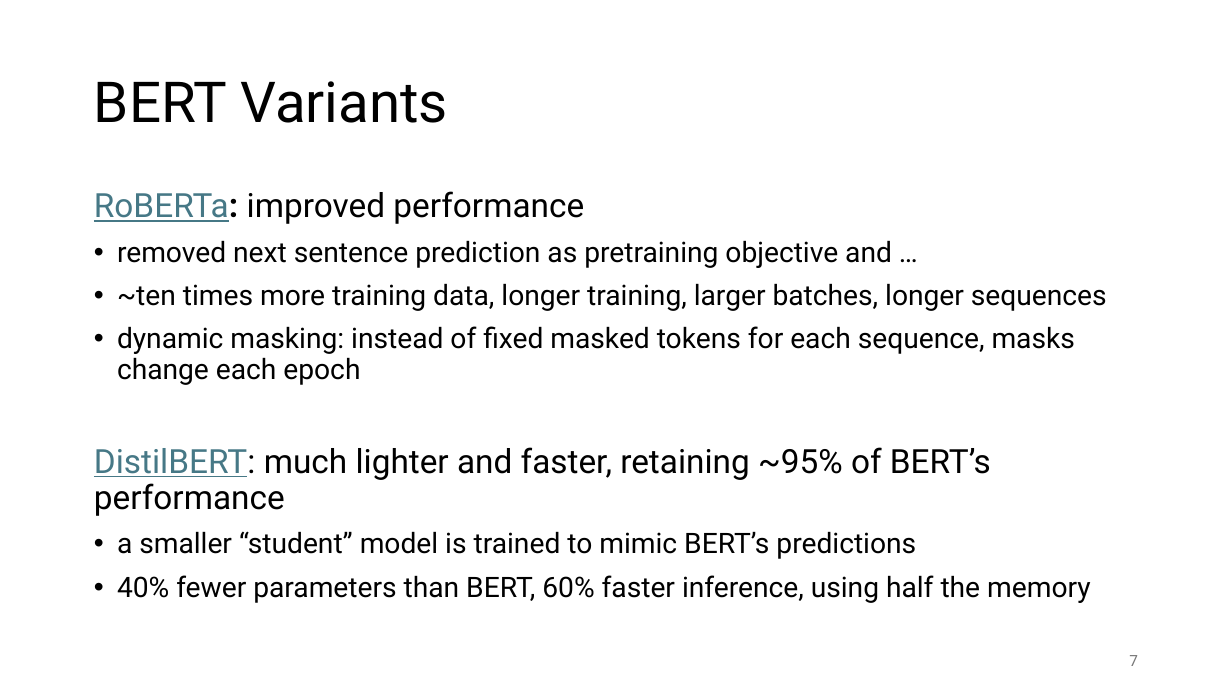
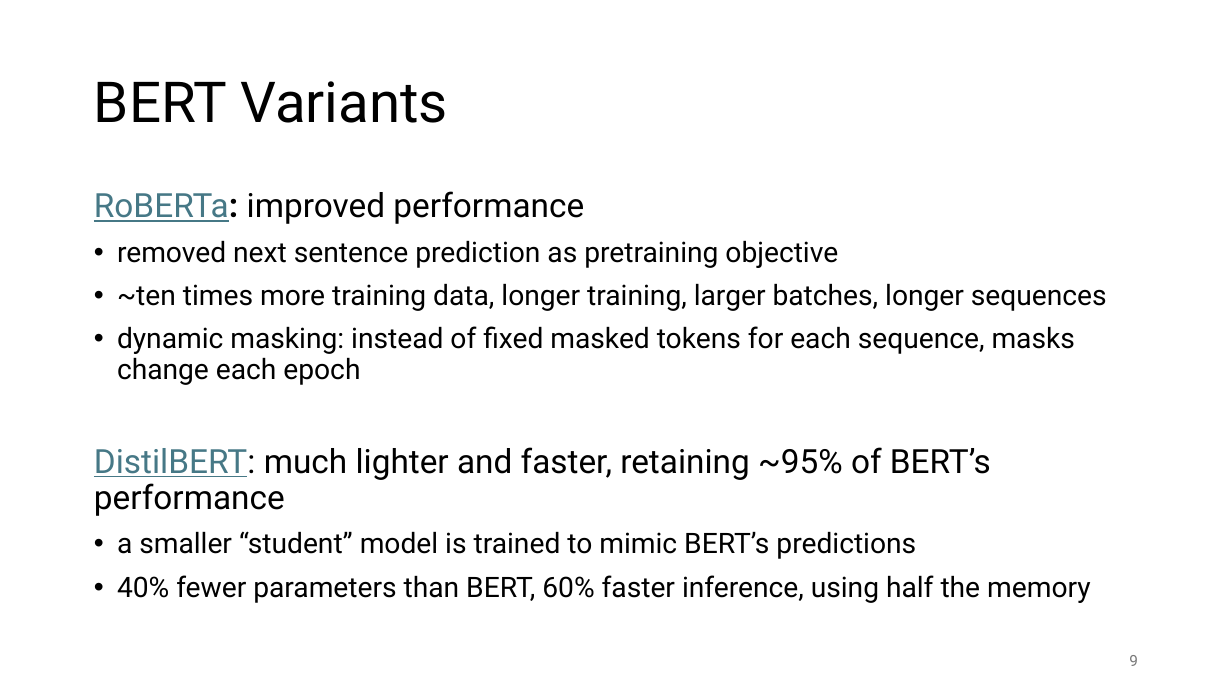
Before and after one commit to FelixWick/language_models, a slide deck: slide 9 of slides/5_finetuning.pptx (slide 7 before the commit). Drawn at 1232x693 pixels with LibreOffice and Linux fonts; fonts in the diff are those of the drawing. Boxes give left, top, right and bottom in pixels: in the first picture for what was removed or moved away, otherwise in the second. Text is boxed around its words. In the diff, an @@ line names an element or a change of style, - is before the commit and + after.

```diff
--- a/slides/5_finetuning.pptx
+++ b/slides/5_finetuning.pptx
@@ text at bbox=[117, 240, 838, 268]: text changed @@
-• removed next sentence prediction as pretraining objective and …
+• removed next sentence prediction as pretraining objective
@@ page number at bbox=[1129, 655, 1138, 666]: text changed @@
-7
+9
```
Also in this commit, not shown: 12 other slides changed, 7 slides added, 6 slides removed, 5 other files.
